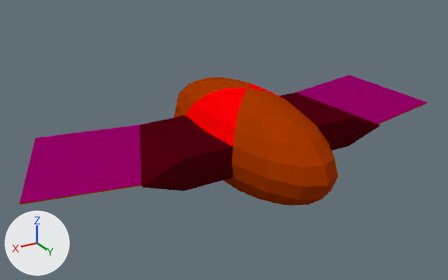
The Blender file Blends/Enemy2.blend, before and after one commit.
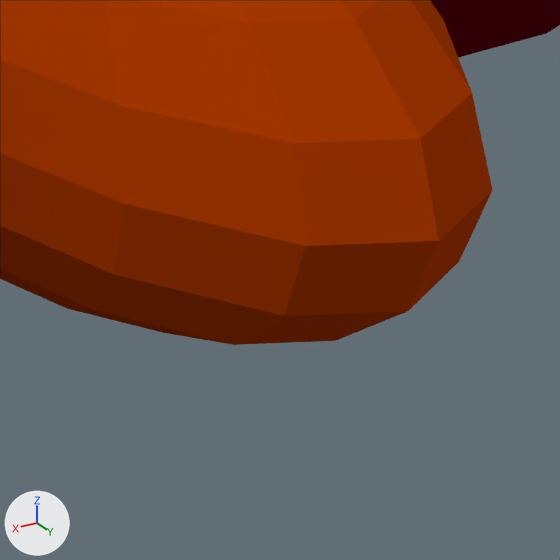
Each version appears first whole from a 50 mm lens placed at (6.23, 9.51, 4.78), pointed at (0.4, -0.2, -0.08), and next in a close-up on the part from 55% to 78% of the width and 50% to 88% of the height. Every picture has the same lights, and +X, +Y and +Z are marked at lower left.
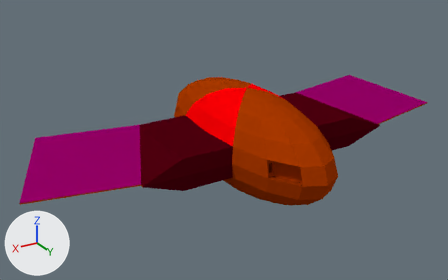
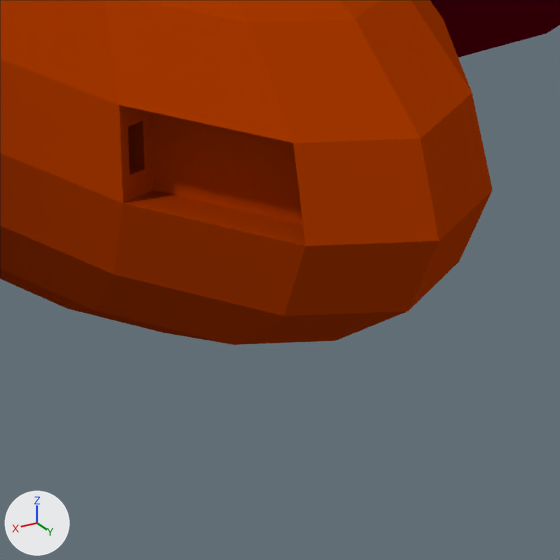
What differs and where, as boxes (x1, y1, x2, y2) in the close-ups (560 x 560 px):
part 1 of me_sphere, built on
    both: (0, 59, 306, 246)

The change, as a list of edits to the scene's bpy script:
```text
Change me_sphere:
    used by ob_sphere; location = (0.0, 0.0, 0.0); scale = (1.0, 2.5, 1.0)
    remove me_sphere.from_pydata(...)  # 104 vertices, 99 faces; spans x -4.56..0.0, y -1.0..1.0, z -1.0..1.0
    add me_sphere.from_pydata(...)  # 137 vertices, 126 faces; spans x -4.56..0.0, y -1.0..1.0, z -1.0..1.0
    me_sphere part 1
    2 faces are deleted
    22 vertices are added at x -0.69..-0.16, y 0.58..0.87, z -0.06..0.29
    11 new vertices lie (0.01, -0.01, 0.08) away from vertices in x -0.71..-0.47, y 0.6..0.71, z -0.06..0.2
    25 new faces join them, mat_material_001 (brown #a73800)
    4 new faces join them, mat_material_002 (dark red #4e000f)
```
